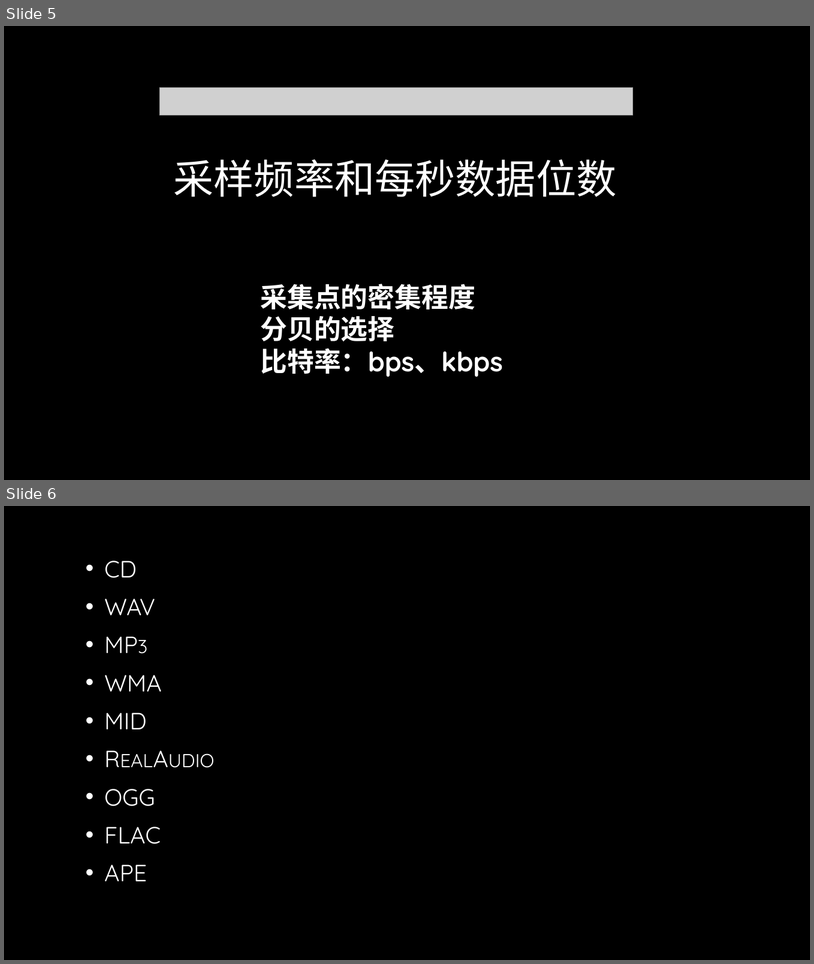
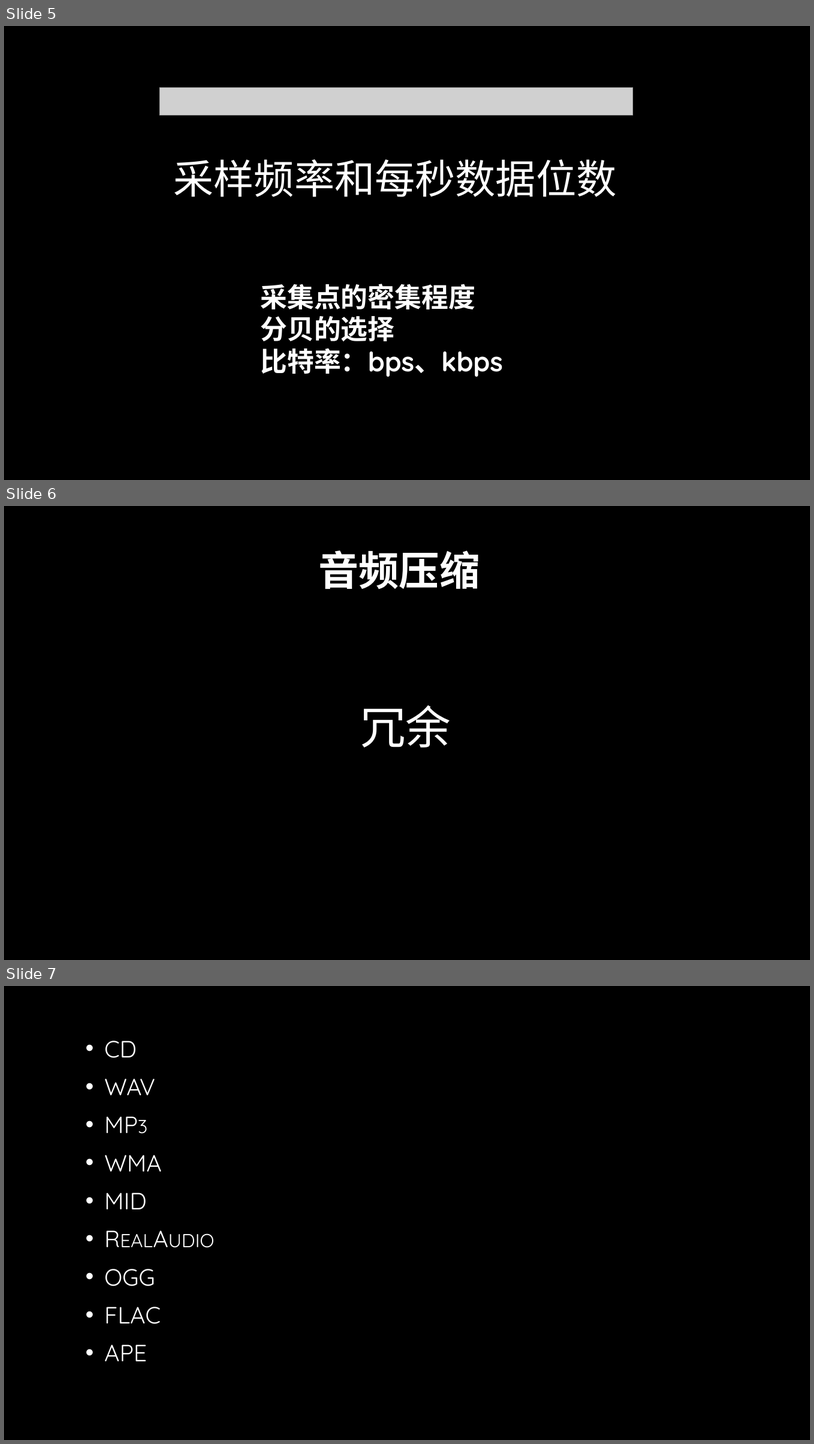
Before and after one commit to TomisTony/Techshare, a slide deck: 初探多媒体.pptx. Shown one above the other, each under a label of ours: slides 5 and 6 before the commit, slides 5, 6 and 7 after it. The pictures are 814x964 and 814x1444 pixels, drawn with LibreOffice and Linux fonts; fonts in the diff are those of the drawing; grey boxes stand for pictures; background and template pictures are left out. Boxes give left, top, right and bottom in pixels: in the first picture for what was removed or moved away, otherwise in the second. Text is boxed around its words. In the diff, an @@ line names an element or a change of style, - is before the commit and + after.

```diff
--- a/初探多媒体.pptx
+++ b/初探多媒体.pptx
@@ slide 6 added at (x1=4, y1=506, x2=810, y2=960), background picture (left out) @@
@@ text added at (x1=319, y1=550, x2=480, y2=589), 48 pt, text #FFFFFF, bold @@
+音频压缩
@@ text added at (x1=360, y1=705, x2=451, y2=747), 54 pt, text #FFFFFF @@
+冗余
@@ what was slide 6 is now slide 7 @@
```
Also in this commit, not shown: 2 slides changed, 11 other slides added, 1 slide removed, 12 other files.
